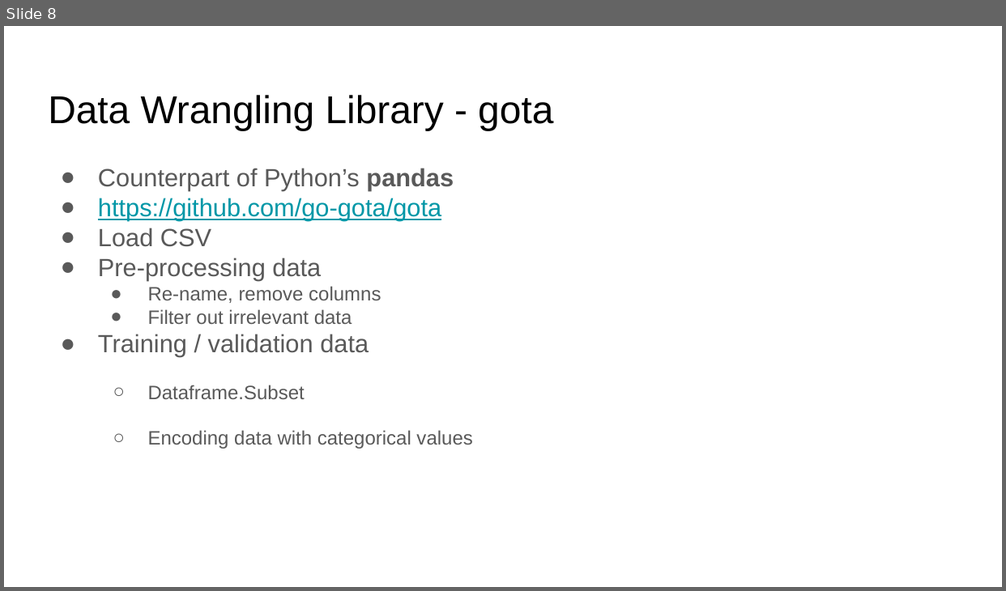
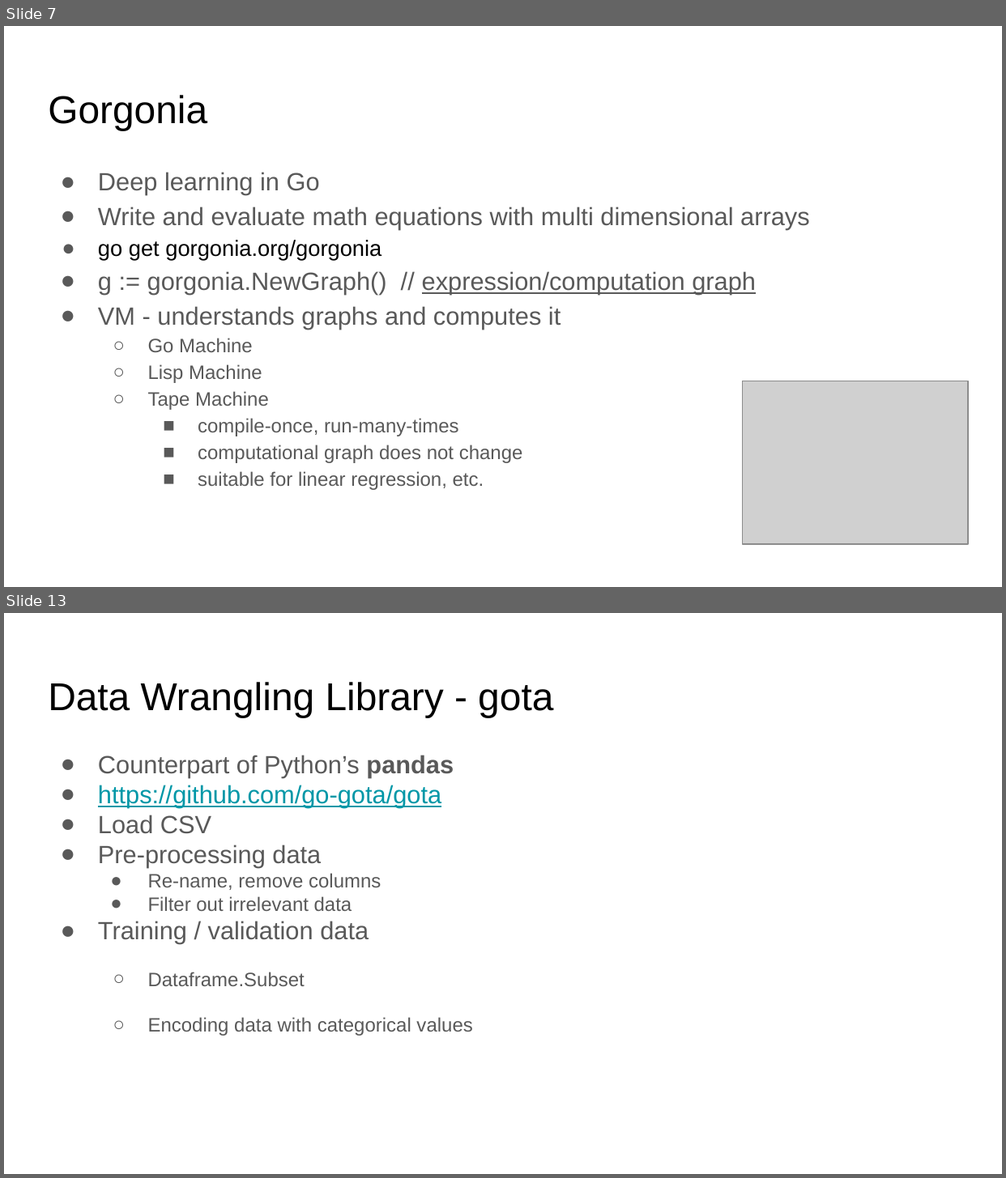
Before and after one commit to ephraimberkovitch/golang_ml, a slide deck: Go ML Meetup.pptx. Shown one above the other, each under a label of ours: slide 8 before the commit, slides 7 and 13 after it; the slides between them are not shown. The pictures are 1006x591 and 1006x1178 pixels, drawn with LibreOffice and Linux fonts; fonts in the diff are those of the drawing; grey boxes stand for pictures. Boxes give left, top, right and bottom in pixels: in the first picture for what was removed or moved away, otherwise in the second. Text is boxed around its words. In the diff, an @@ line names an element or a change of style, - is before the commit and + after.

```diff
--- a/Go ML Meetup.pptx
+++ b/Go ML Meetup.pptx
@@ slide 7 added at <box>4,26,1002,587</box>, background #FFFFFF @@
@@ title added at <box>48,95,207,130</box>, 28 pt, text #000000 @@
+Gorgonia
@@ text added at <box>98,172,810,490</box>, 18 pt, text #595959 @@
+● Deep learning in Go
+● Write and evaluate math equations with multi dimensional arrays
+● go get gorgonia.org/gorgonia
+● g := gorgonia.NewGraph() // expression/computation graph
+● VM - understands graphs and computes it
+  ○ Go Machine
+  ○ Lisp Machine
+  ○ Tape Machine
+    ■ compile-once, run-many-times
+    ■ computational graph does not change
+    ■ suitable for linear regression, etc.
@@ picture added at <box>743,382,968,545</box> @@
@@ what was slide 8 is now slide 13 @@
```
Also in this commit, not shown: 2 slides changed, 10 other slides added, 8 slides removed, 8 other files.
